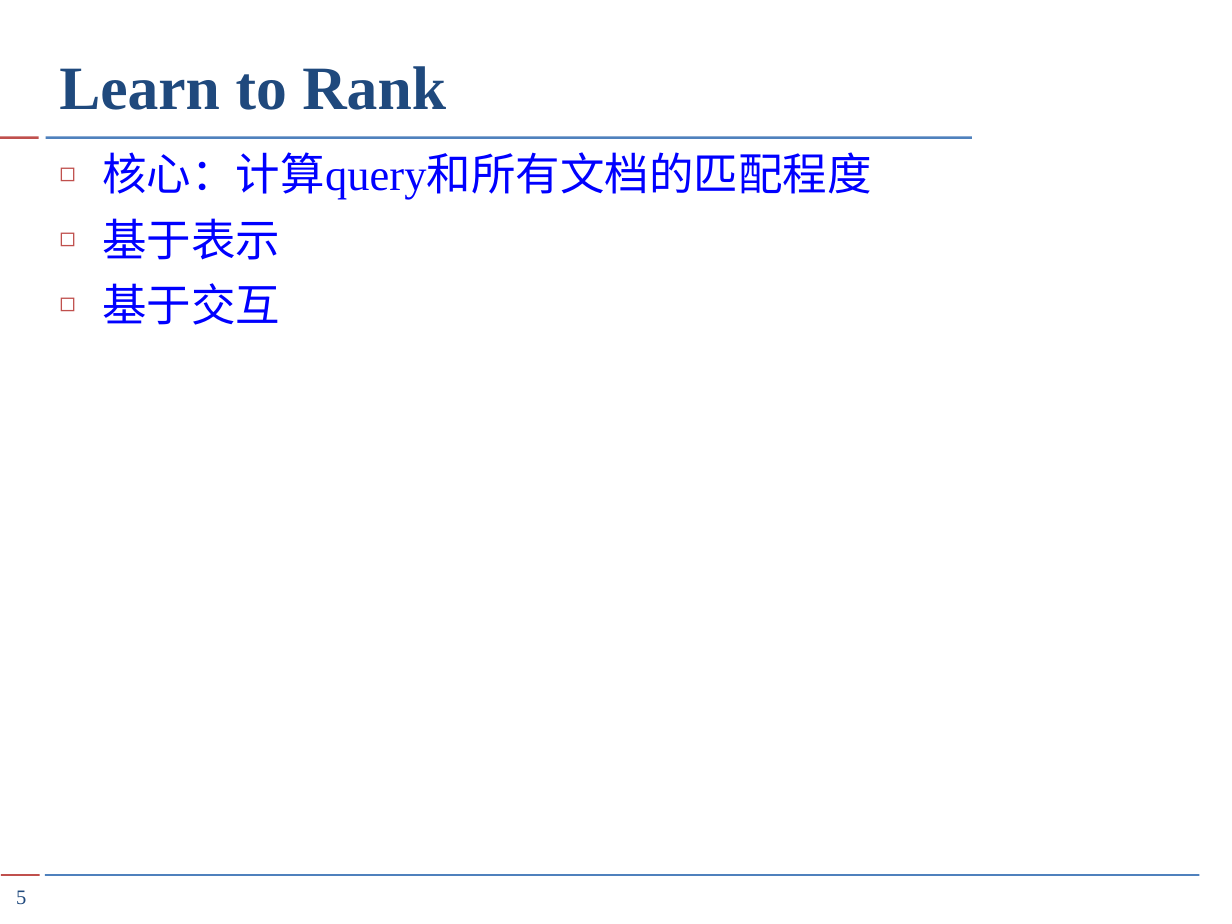
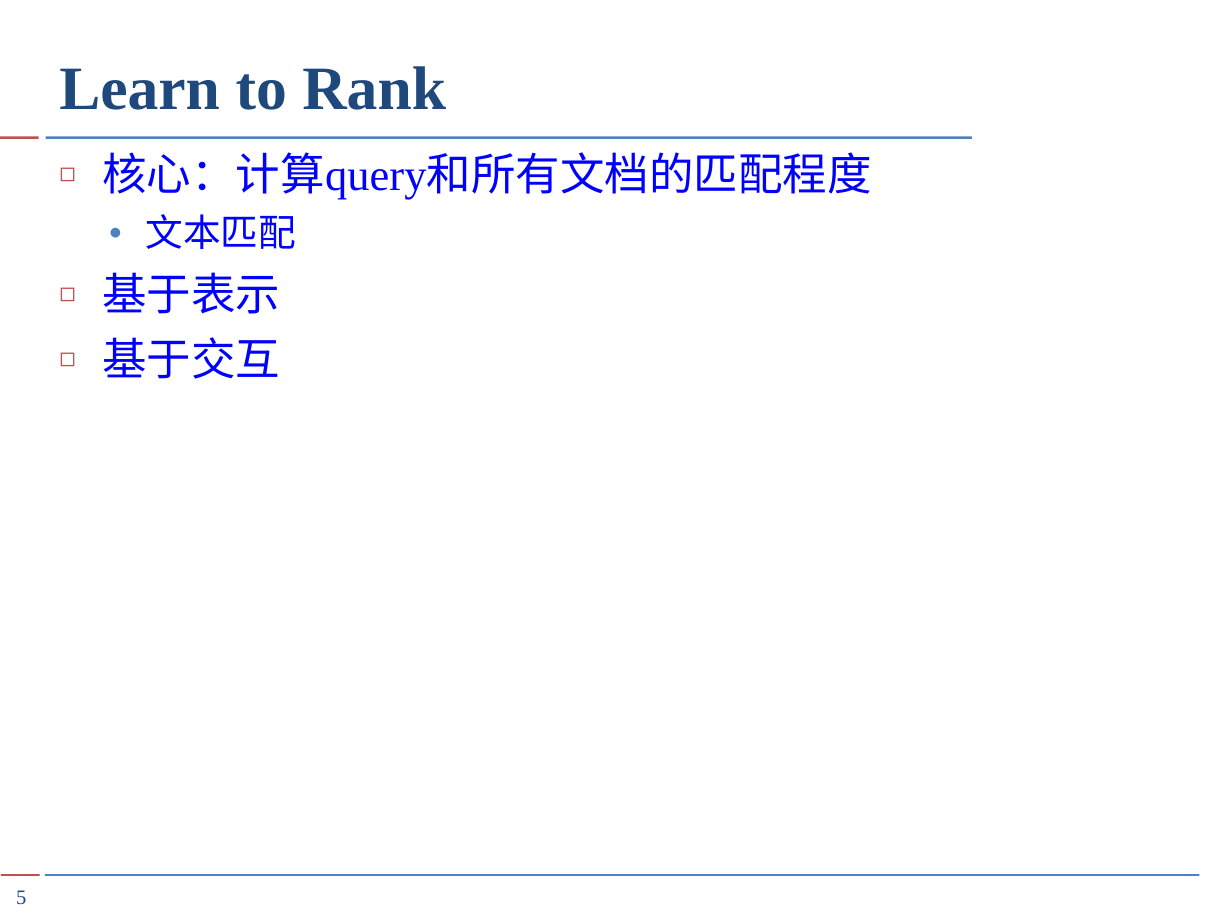
Before and after one commit to HMJW/hmjw.github.io, a slide deck: slide 5 of src/2020-9-3-text-ranker/TextRanker.pptx. Drawn at 1232x924 pixels with LibreOffice and Linux fonts; fonts in the diff are those of the drawing. Boxes give left, top, right and bottom in pixels: in the first picture for what was removed or moved away, otherwise in the second. Text is boxed around its words. In the diff, an @@ line names an element or a change of style, - is before the commit and + after.

Commit message:
TextRanker

```diff
--- a/src/2020-9-3-text-ranker/TextRanker.pptx
+++ b/src/2020-9-3-text-ranker/TextRanker.pptx
@@ text at <box>146,214,296,249</box>: paragraph added @@
+  ● 文本匹配
```
Also in this commit, not shown: 5 slides added.
